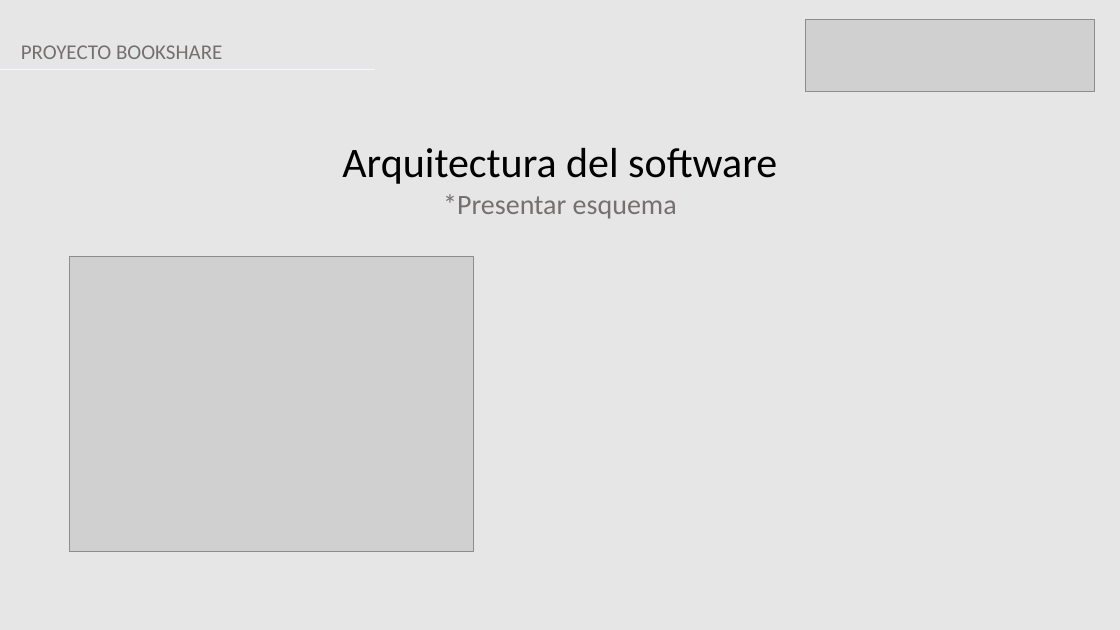
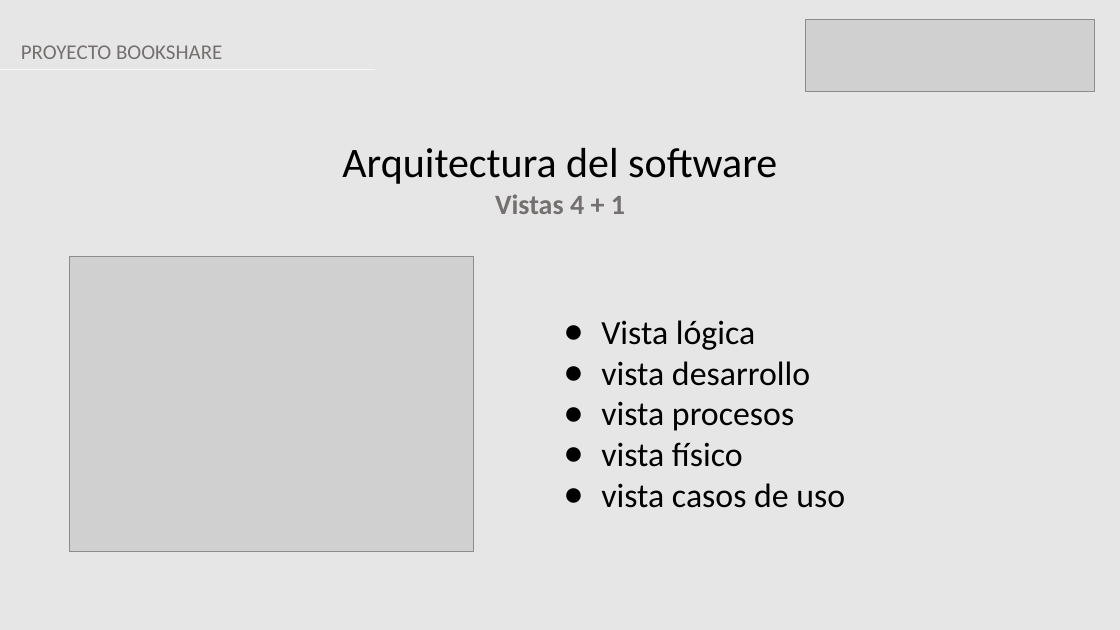
Before and after one commit to Zer0sBl4ck/capstone2024-2, a slide deck: slide 8 of Fase 2/Evidencias Proyecto/Presentación Proyecto.pptx. Drawn at 1120x630 pixels with LibreOffice and Linux fonts; fonts in the diff are those of the drawing; grey boxes stand for pictures. Boxes give left, top, right and bottom in pixels: in the first picture for what was removed or moved away, otherwise in the second. Text is boxed around its words. In the diff, an @@ line names an element or a change of style, - is before the commit and + after.

```diff
--- a/Fase 2/Evidencias Proyecto/Presentación Proyecto.pptx
+++ b/Fase 2/Evidencias Proyecto/Presentación Proyecto.pptx
@@ text at (495, 194, 625, 214): text changed; bold on @@
-*Presentar esquema
+Vistas 4 + 1
@@ text added at (601, 320, 845, 508), 29 pt, text #000000 @@
+● Vista lógica
+● vista desarrollo
+● vista procesos
+● vista físico
+● vista casos de uso
```
Also in this commit, not shown: 4 other slides changed, 1 slide added, 1 slide removed, 27 other files.
